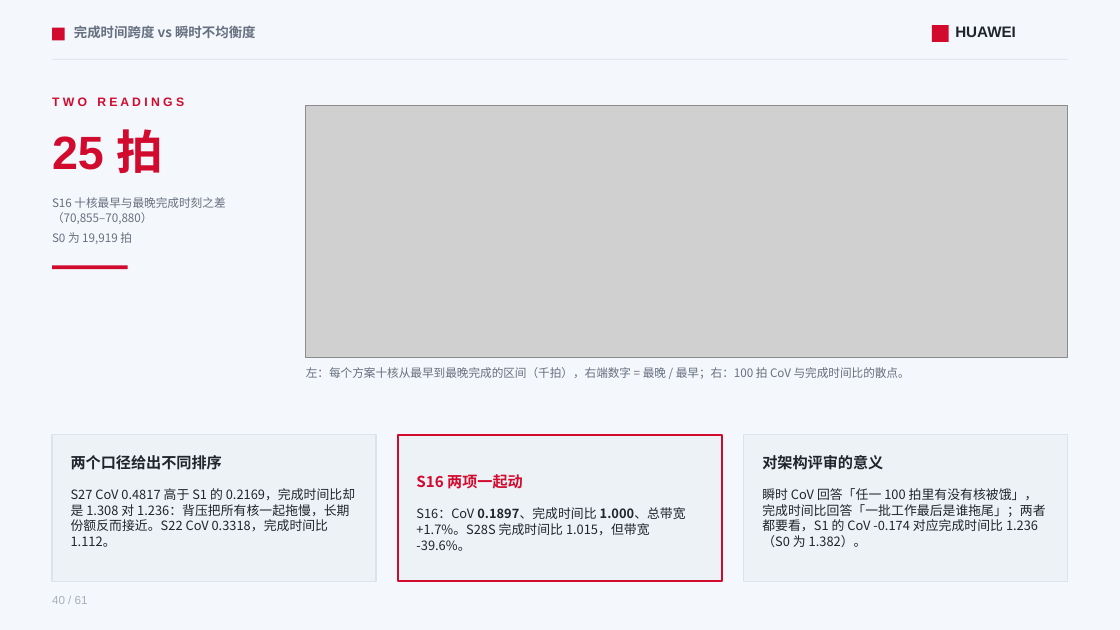
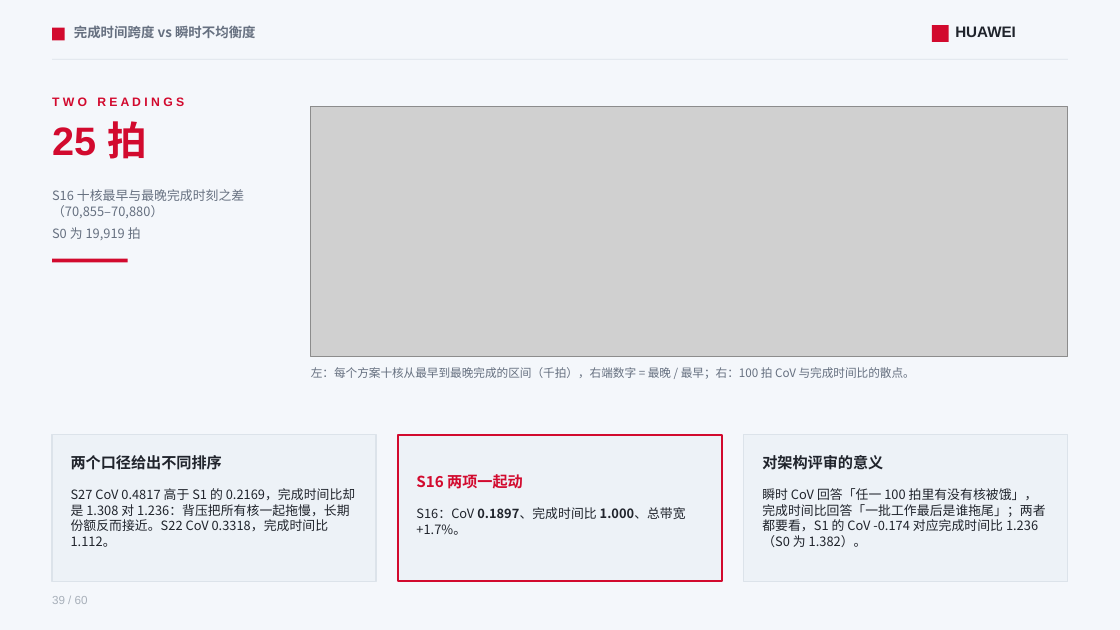
Before and after one commit to lukebest/booksim2, a slide deck: slide 39 of ppt/ring2-write-fairness.pptx (slide 40 before the commit). Drawn at 1120x630 pixels with LibreOffice and Linux fonts; fonts in the diff are those of the drawing; grey boxes stand for pictures. Boxes give left, top, right and bottom in pixels: in the first picture for what was removed or moved away, otherwise in the second. Text is boxed around its words. In the diff, an @@ line names an element or a change of style, - is before the commit and + after.

```diff
--- a/ppt/ring2-write-fairness.pptx
+++ b/ppt/ring2-write-fairness.pptx
@@ text "25 拍" at (52,121,147,159): size 40 to 34 pt; line spacing 1 to 0.94 @@
@@ picture: place and size @@
-picture at (306,106,1068,358)
+picture at (311,107,1068,357)
@@ text "S16 十核最早与最晚完成时刻之差（70,855–70,880）": place and size @@
-text "S16 十核最早与最晚完成时刻之差（70,855–70,880）" at (52,197,225,244)
+text "S16 十核最早与最晚完成时刻之差（70,855–70,880）" at (52,189,244,240)
@@ text "S16 十核最早与最晚完成时刻之差（70,855–70,880）" at (52,189,244,240): size 10 to 11 pt @@
@@ rectangle: place and size @@
-rectangle at (52,266,128,269)
+rectangle at (52,259,128,262)
@@ text "左：每个方案十核从最早到最晚完成的区间（千拍），右端数字 = 最晚 / 最早；右：100 ...": place and size @@
-text "左：每个方案十核从最早到最晚完成的区间（千拍），右端数字 = 最晚 / 最早；右：100 ..." at (306,367,910,379)
+text "左：每个方案十核从最早到最晚完成的区间（千拍），右端数字 = 最晚 / 最早；右：100 ..." at (311,367,915,379)
@@ text at (416,507,686,535): text changed @@
-S16：CoV 0.1897、完成时间比 1.000、总带宽 +1.7%。S28S 完成时间比 1.015，但带宽 -39.6%。
+S16：CoV 0.1897、完成时间比 1.000、总带宽 +1.7%。
@@ text at (52,596,88,604): text changed @@
-40 / 61
+39 / 60
```
Also in this commit, not shown: 58 other slides changed, 1 slide removed, 7 other files.
